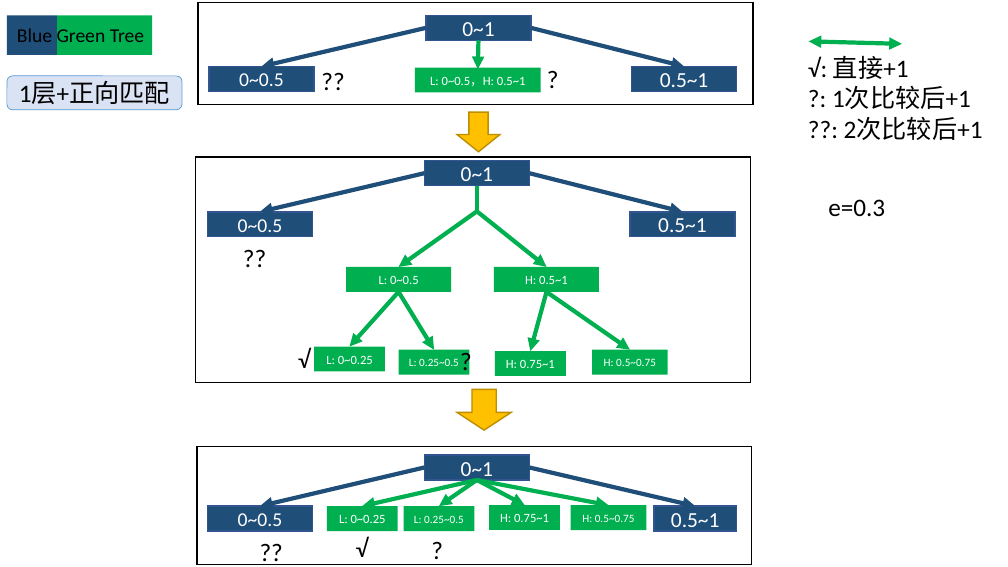
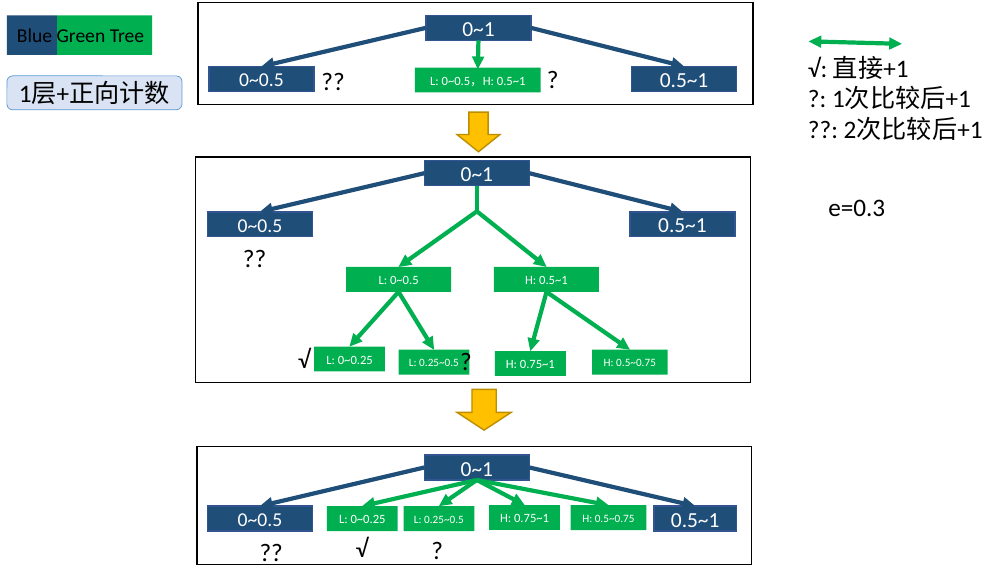
Before and after one commit to shiwanghua/BG-Tree, a slide deck: slide 2 of BlueGreen-Tree.pptx (slide 1 before the commit). Drawn at 1008x567 pixels with LibreOffice and Linux fonts; fonts in the diff are those of the drawing. Boxes give left, top, right and bottom in pixels: in the first picture for what was removed or moved away, otherwise in the second. Text is boxed around its words. In the diff, an @@ line names an element or a change of style, - is before the commit and + after.

```diff
--- a/BlueGreen-Tree.pptx
+++ b/BlueGreen-Tree.pptx
@@ text in rounded rectangle at <box>19,82,170,104</box>: text changed @@
-1层+正向匹配
+1层+正向计数
```
Also in this commit, not shown: 3 other slides changed, 6 slides added.
